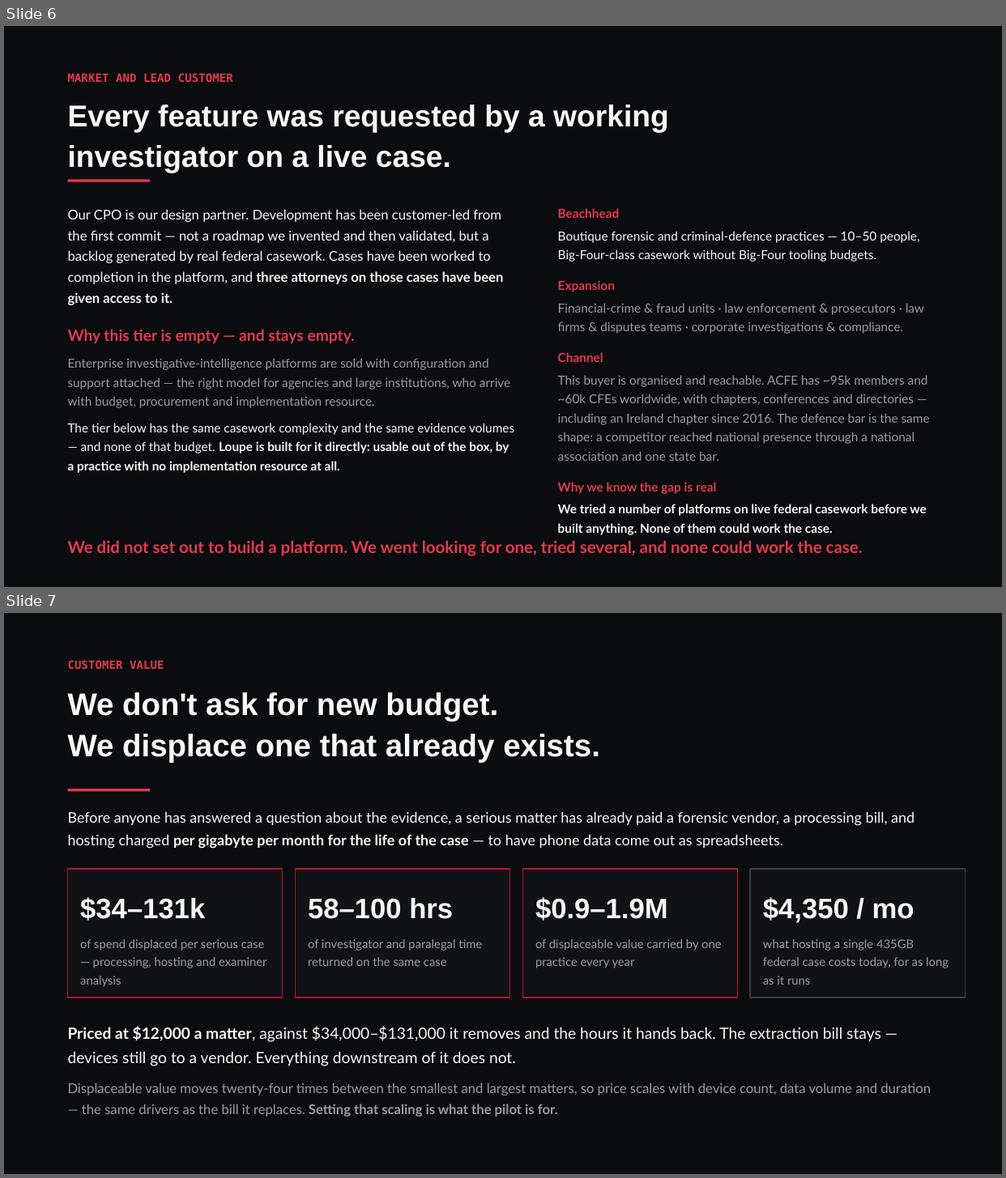
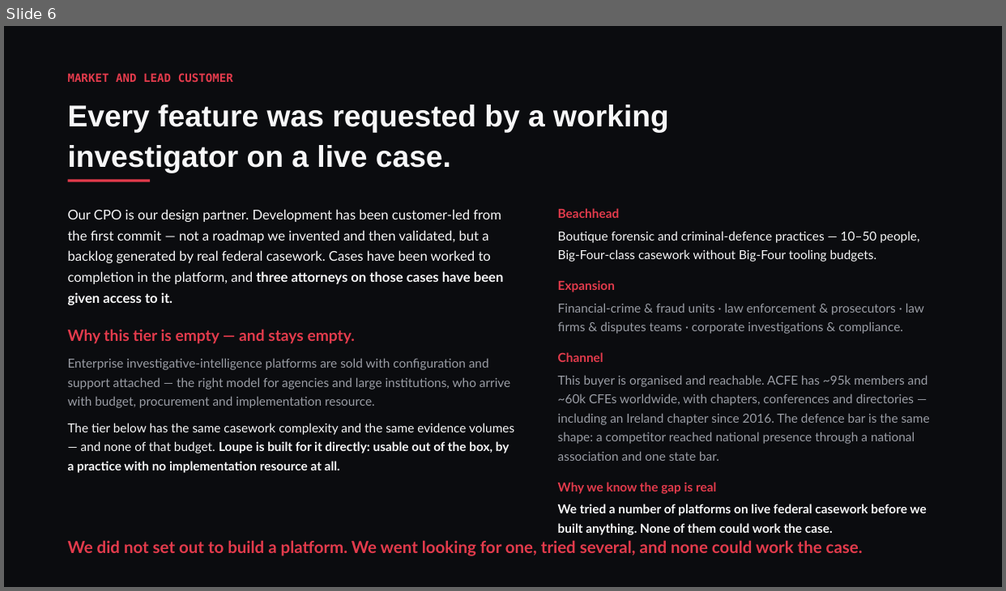
Before and after one commit to conorbowles51/owl-n4j, a slide deck: Loupe-NDRC-deck.pptx. Shown one above the other, each under a label of ours: slides 6 and 7 before the commit, slide 6 after it. The pictures are 1006x1178 and 1006x591 pixels, drawn with LibreOffice and Linux fonts; fonts in the diff are those of the drawing. Boxes give left, top, right and bottom in pixels: in the first picture for what was removed or moved away, otherwise in the second. Text is boxed around its words. In the diff, an @@ line names an element or a change of style, - is before the commit and + after.

```diff
--- a/Loupe-NDRC-deck.pptx
+++ b/Loupe-NDRC-deck.pptx
@@ slide 7 removed at (4,613,1002,1174), background #0B0C0F @@
@@ text removed at (68,660,164,669) @@
-CUSTOMER VALUE
@@ text removed at (68,692,600,762) @@
-We don't ask for new budget.
-We displace one that already exists.
@@ rectangle removed at (68,789,150,791) @@
@@ text removed at (68,811,914,849) @@
-Before anyone has answered a question about the evidence, a serious matter has already paid a forensic vendor, a processing bill, and hosting charged per gigabyte per month for the life of the case — to have phone data come out as spreadsheets.
@@ rectangle removed at (68,869,283,998) @@
@@ rectangle removed at (296,869,510,998) @@
@@ rectangle removed at (522,869,738,998) @@
@@ rectangle removed at (750,869,965,998) @@
@@ text removed at (80,897,267,987) @@
-$34–131k
-of spend displaced per serious case — processing, hosting and examiner analysis
@@ text removed at (308,898,482,966) @@
-58–100 hrs
-of investigator and paralegal time returned on the same case
@@ text removed at (535,897,721,969) @@
-$0.9–1.9M
-of displaceable value carried by one practice every year
@@ text removed at (763,897,948,985) @@
-$4,350 / mo
-what hosting a single 435GB federal case costs today, for as long as it runs
@@ text removed at (68,1026,931,1117) @@
-Priced at $12,000 a matter, against $34,000–$131,000 it removes and the hours it hands back. The extraction bill stays — devices still go to a vendor. Everything downstream of it does not.
-Displaceable value moves twenty-four times between the smallest and largest matters, so price scales with device count, data volume and duration — the same drivers as the bill it replaces. Setting that scaling is what the pilot is for.
```
Also in this commit, not shown: 1 slide added, 7 other files.
